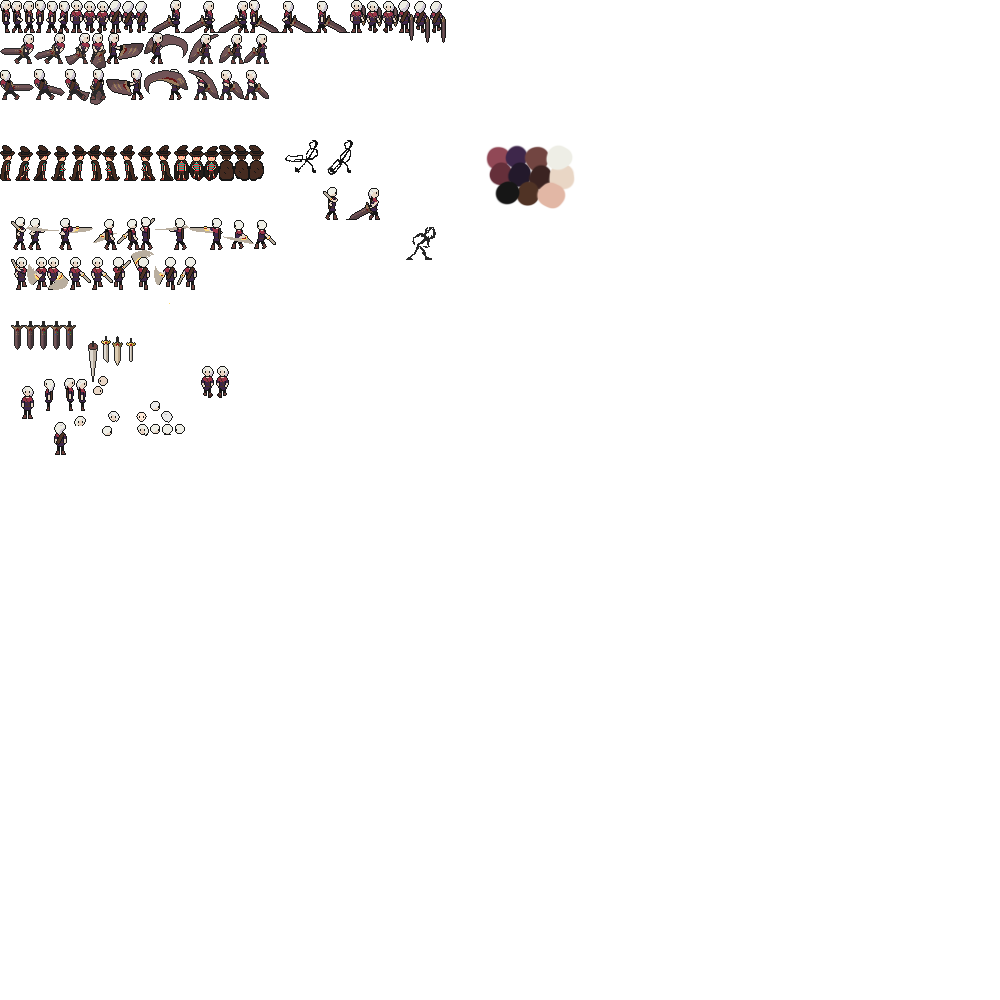
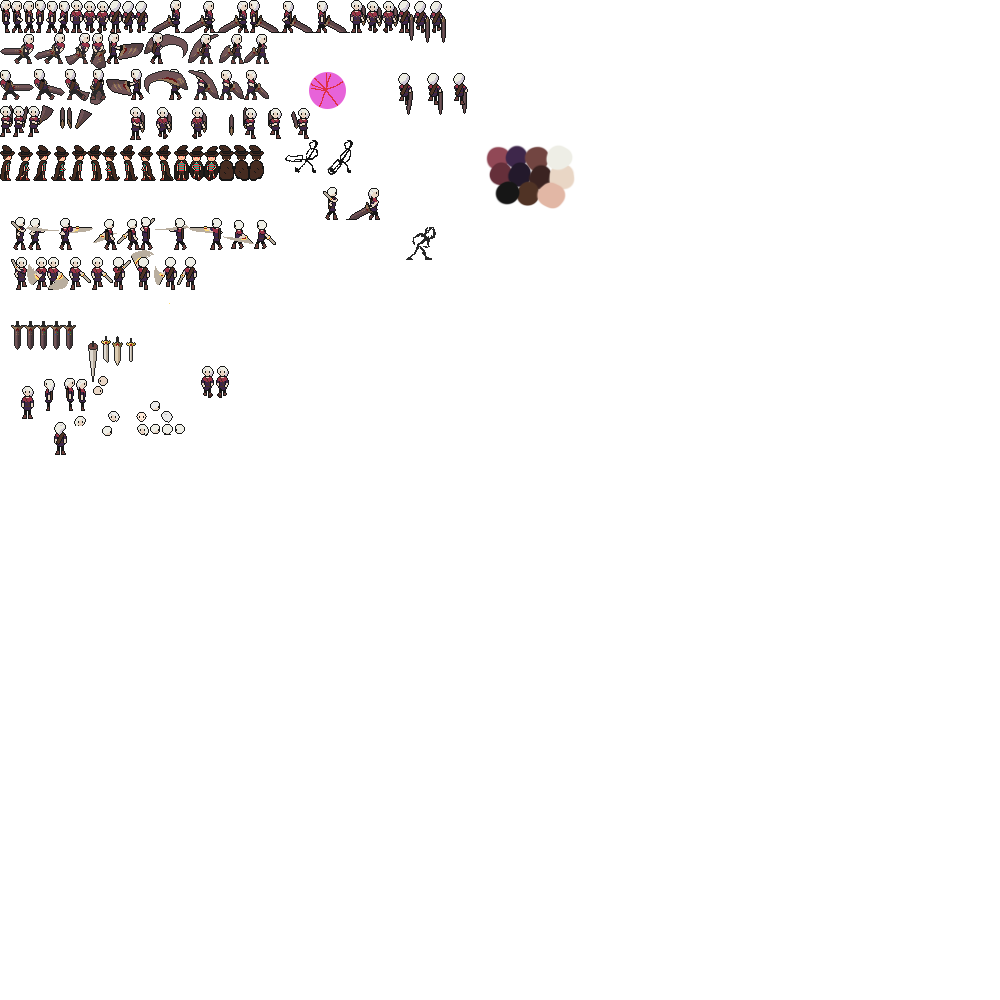
Revision of a layered 1000 × 1000 image; what changed, layer by layer:
moved "Down" (3rd of 4, in "Player" › "Armed" › "Attack") above "Up" over box(0, 72, 346, 140)
added layer "Layer 51" in group "Down" over box(311, 73, 343, 107)
added layer "Ellipse 1" (75%) in group "Down" over box(309, 72, 346, 109)
added layer "Layer 48" in group "Down" over box(28, 106, 40, 137)
added layer "Layer 50" in group "Down" over box(37, 105, 54, 125)
added layer "Layer 46" in group "Down" over box(13, 106, 28, 137)
added layer "Layer 43" in group "Down" over box(0, 105, 13, 137)
added layer "Layer 49" in group "Down" over box(75, 109, 92, 129)
added layer "Layer 47" in group "Down" over box(60, 107, 72, 129)
added layer "Layer 45" in group "Down" over box(229, 114, 234, 136)
added layer "Layer 41" in group "Down" over box(130, 107, 145, 140)
added layer "2 copy 2" in group "Down" over box(156, 107, 172, 139)
added layer "3 copy" in group "Down" over box(191, 107, 207, 139)
added layer "Layer 62" in group "Down" over box(291, 108, 310, 139)
added layer "Layer 61" in group "Down" over box(268, 108, 282, 139)
added layer "Layer 60" in group "Down" over box(243, 107, 257, 139)
added layer "Layer 57" in group "Up" over box(453, 73, 468, 105)
added layer "Layer 58" in group "Up" over box(462, 90, 467, 114)
added layer "Layer 56" in group "Up" over box(427, 73, 443, 115)
added layer "Layer 54" in group "Up" over box(398, 73, 413, 115)
